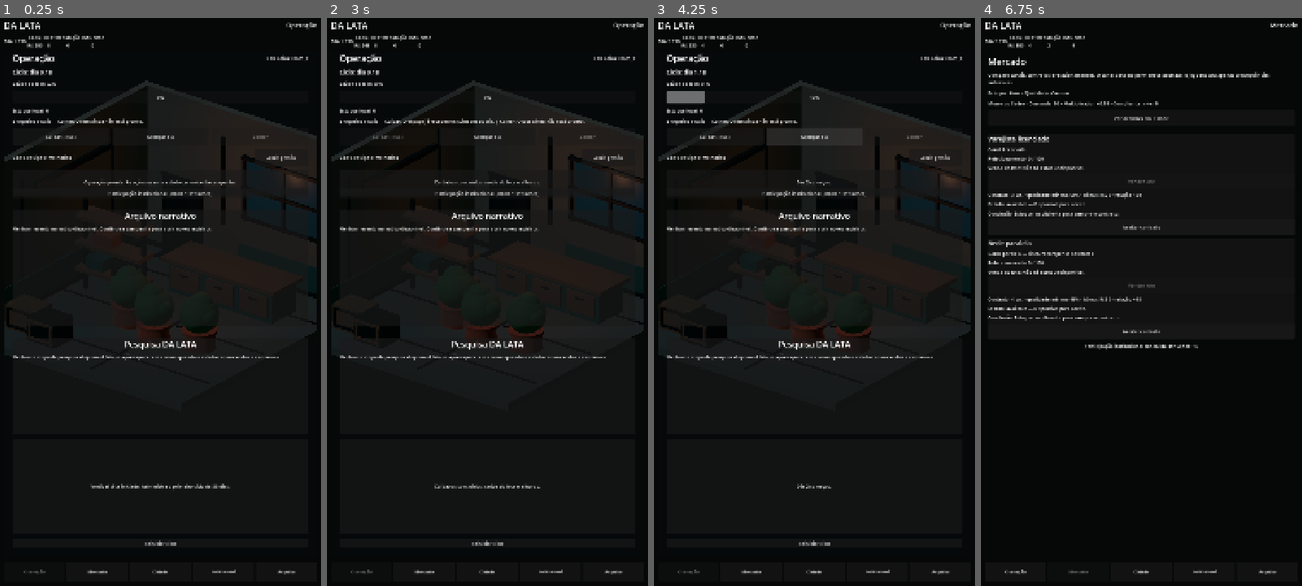
Above: before the commit, frames 1-4 (left to right).
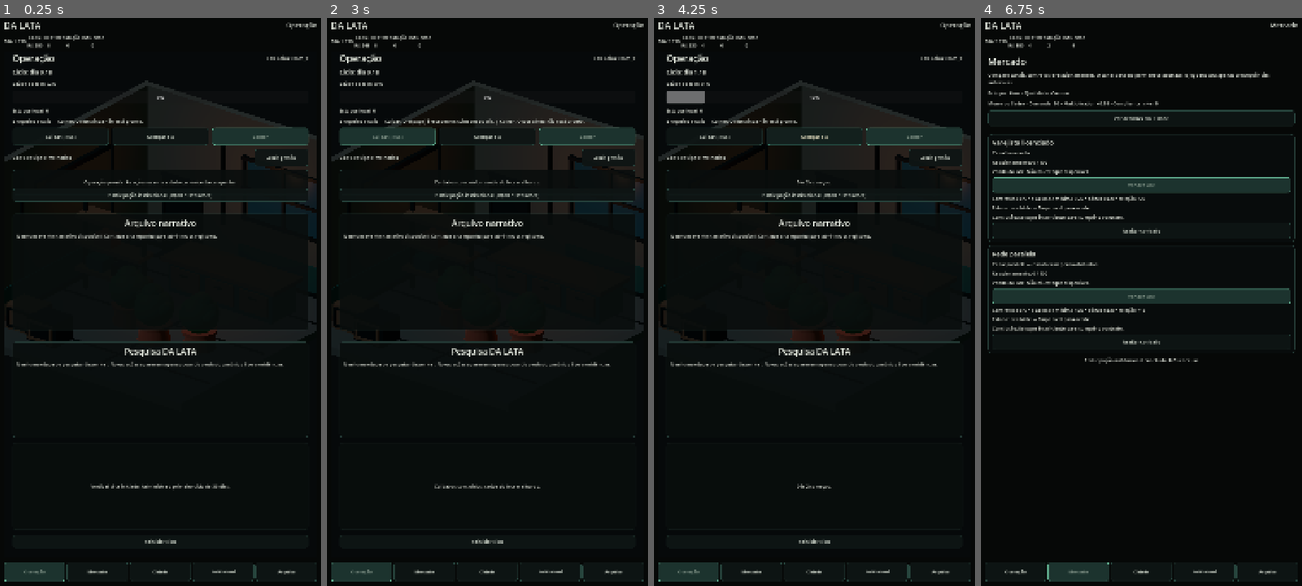
Above: after the commit, the same moments.

Repository: az1nn/growing-rio
Game: Godot game, scene res://scenes/shell/game_shell.tscn
Same seed, same stepped clock (60 frames per second), same inputs: the game is played once before the commit and once after it.
Inputs:
- Up to frame 1 (0.25 s): no input
- Up to frame 2 (3 s): click "Reiniciar ciclo" at 0.5 s; click "Reiniciar ciclo" at 1.25 s; click "Reiniciar ciclo" at 2 s; click "Cuidar (-R$5)" at 2.75 s
- Up to frame 3 (4.25 s): click "Avançar dia" at 3.5 s
- Up to frame 4 (6.75 s): click "Abrir gestão" at 4.25 s; click "Fechar gestão" at 5 s; click "Participação institucional (-…" at 5.75 s; click "Mercado" at 6.5 s

The runs differ from the first frame. In frame 1, 3.9% of the frame differs, in the area x 1-99%, y 0-100%; in frame 2, 4.7%; in frame 3, 4.4%; in frame 4, 11%.

Commit message:
feat(rb-13): apply shared theme to game shell

Diff:
--- a/scenes/shell/game_shell.tscn
+++ b/scenes/shell/game_shell.tscn
@@ -1,10 +1,11 @@
-[gd_scene load_steps=6 format=3]
+[gd_scene load_steps=7 format=3]
 
 [ext_resource type="Script" path="res://scenes/shell/game_shell.gd" id="1_shell"]
 [ext_resource type="PackedScene" path="res://scenes/main/main.tscn" id="2_main"]
 [ext_resource type="PackedScene" path="res://scenes/market/market_surface.tscn" id="3_market"]
 [ext_resource type="PackedScene" path="res://scenes/institutional/institutional_surface.tscn" id="4_institutional"]
 [ext_resource type="PackedScene" path="res://scenes/city/city_surface.tscn" id="5_city"]
+[ext_resource type="Theme" path="res://resources/ui/dalata_theme.tres" id="6_theme"]
 
 [node name="GameShell" type="Control"]
 layout_mode = 3
@@ -13,6 +14,7 @@
 anchor_bottom = 1.0
 grow_horizontal = 2
 grow_vertical = 2
+theme = ExtResource("6_theme")
 script = ExtResource("1_shell")
 
 [node name="Background" type="ColorRect" parent="."]
